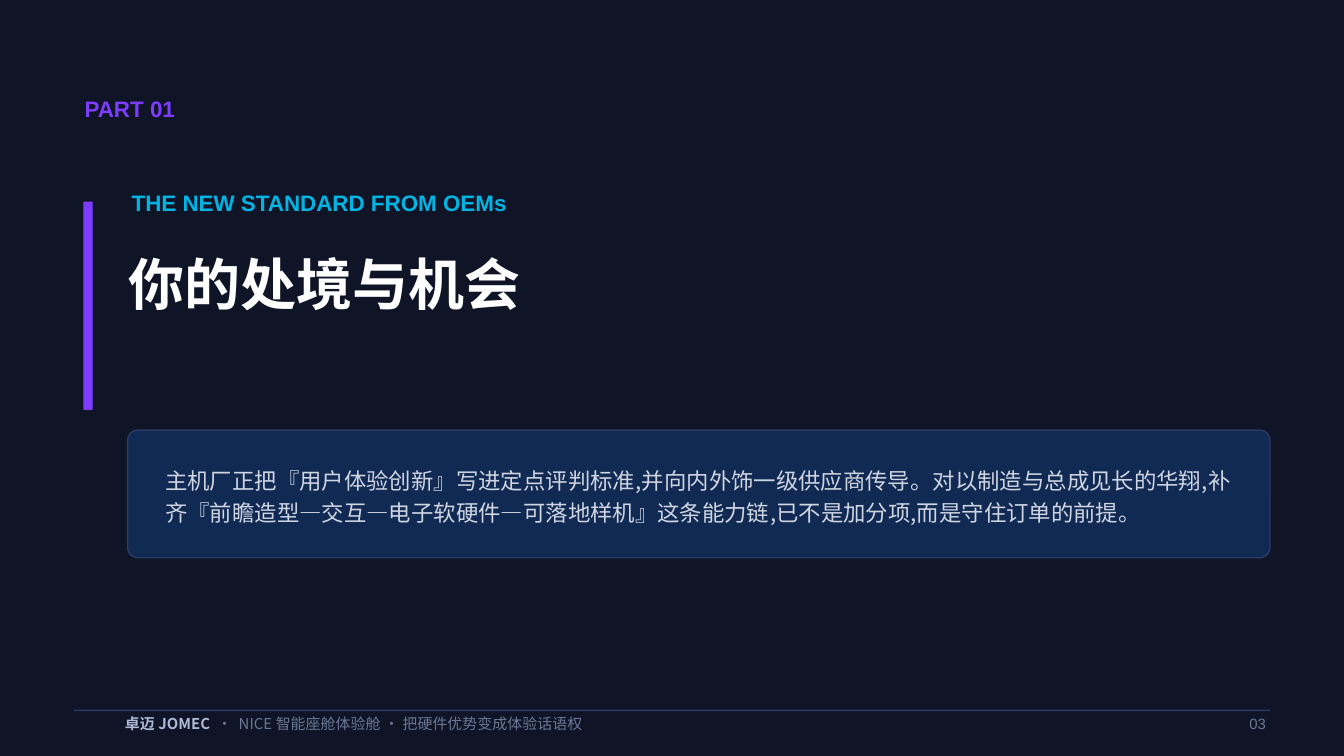
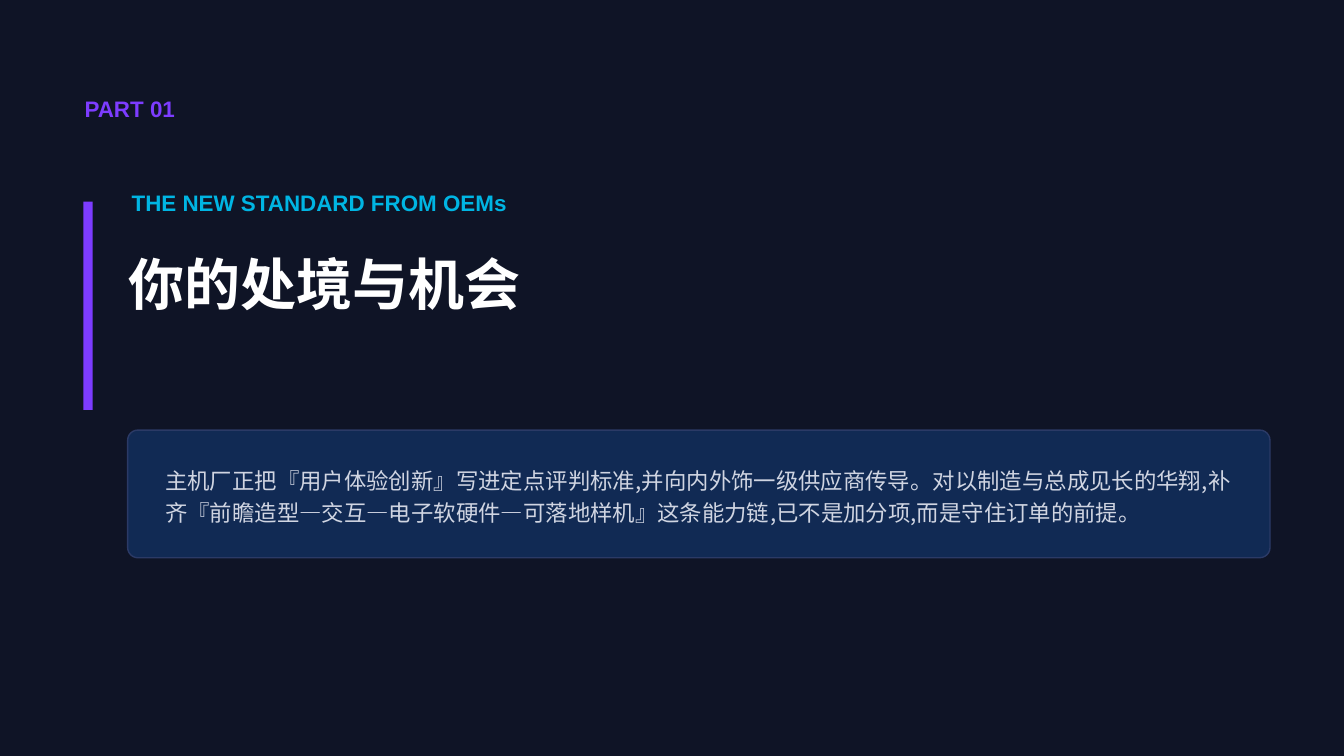
Before and after one commit to JOMECDESIGN/sales-proposal, a slide deck: slide 3 of NICE-智能座舱-售前方案-master-V2.pptx. Drawn at 1344x756 pixels with LibreOffice and Linux fonts; fonts in the diff are those of the drawing. Boxes give left, top, right and bottom in pixels: in the first picture for what was removed or moved away, otherwise in the second. Text is boxed around its words. In the diff, an @@ line names an element or a change of style, - is before the commit and + after.

```diff
--- a/NICE-智能座舱-售前方案-master-V2.pptx
+++ b/NICE-智能座舱-售前方案-master-V2.pptx
@@ rectangle removed at box(74, 710, 1270, 711) @@
@@ text removed at box(125, 716, 583, 731) @@
-卓迈 JOMEC · NICE 智能座舱体验舱 · 把硬件优势变成体验话语权
@@ text removed at box(1249, 718, 1266, 729) @@
-03
```
Also in this commit, not shown: 28 other slides changed.
